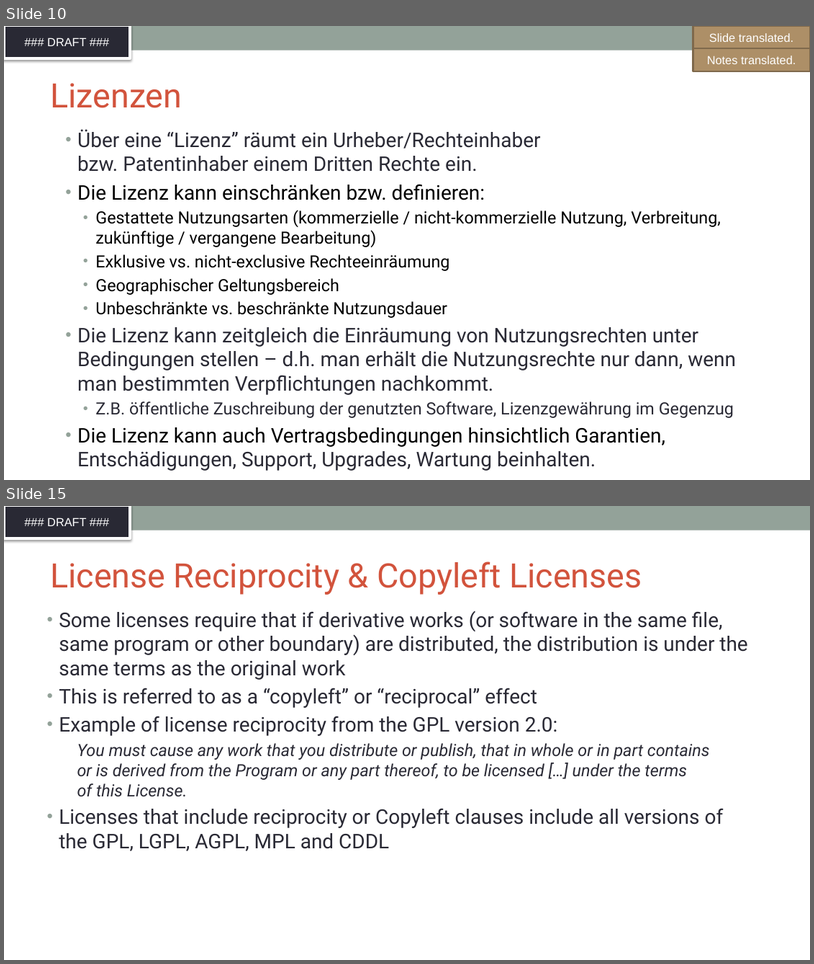
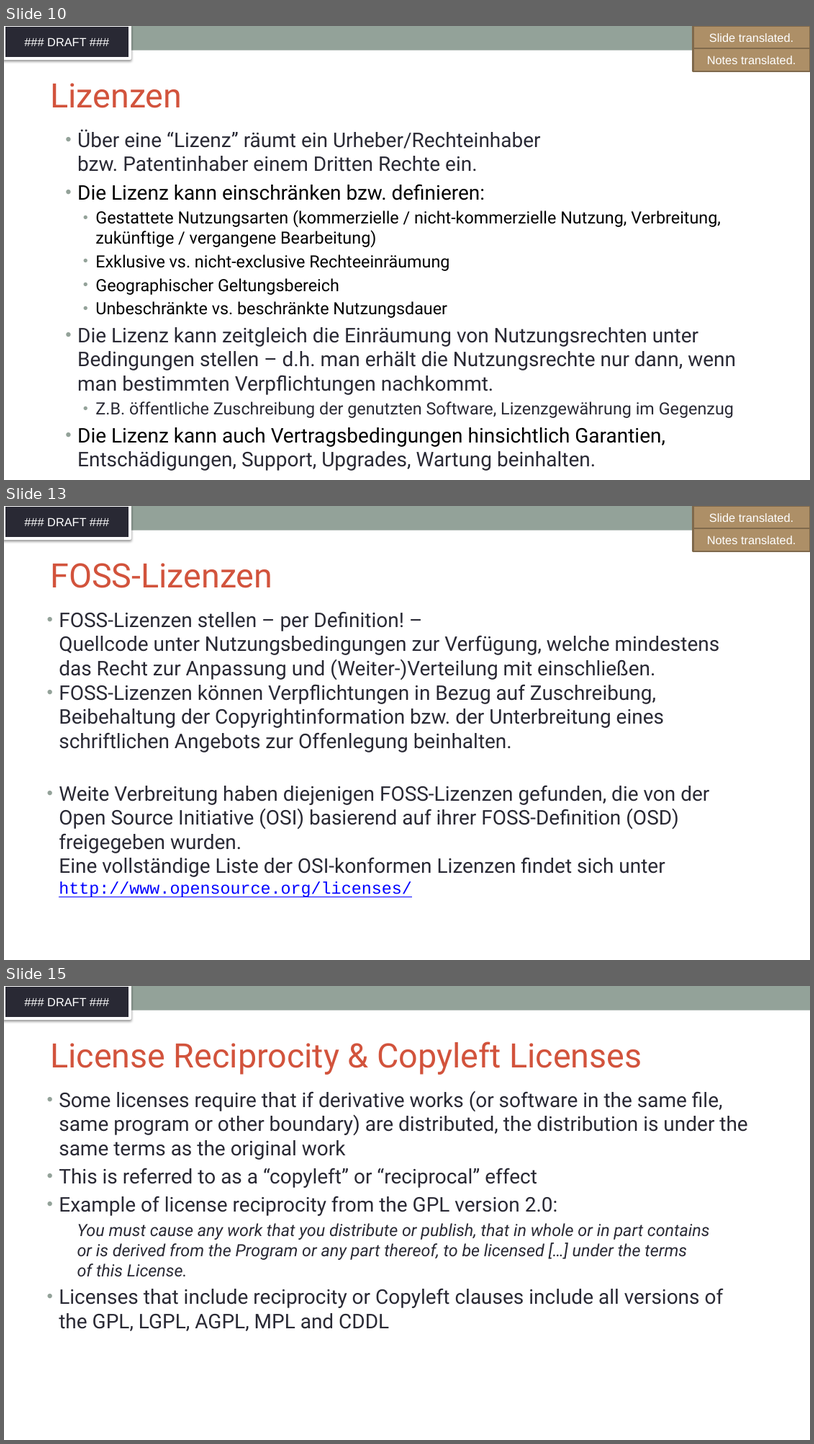
Before and after one commit to SThanheiser/curriculum, a slide deck: translation-DE/slides/DFT_openchain-curriculum-for-1-1_GER.pptx. Shown one above the other, each under a label of ours: slides 10 and 15 before the commit, slides 10, 13 and 15 after it; the slides between them are not shown. The pictures are 814x964 and 814x1444 pixels, drawn with LibreOffice and Linux fonts; fonts in the diff are those of the drawing; background and template pictures are left out. Boxes give left, top, right and bottom in pixels: in the first picture for what was removed or moved away, otherwise in the second. Text is boxed around its words. In the diff, an @@ line names an element or a change of style, - is before the commit and + after.

Commit message:
added translation for slides 11-14

```diff
--- a/translation-DE/slides/DFT_openchain-curriculum-for-1-1_GER.pptx
+++ b/translation-DE/slides/DFT_openchain-curriculum-for-1-1_GER.pptx
@@ slide 13 added at box(4, 506, 810, 960), background #FFFFFF; not listed: 2 template elements that a slide beside it also shows @@
@@ rectangle added at box(694, 506, 810, 529), fill #AD8F67, outline #806A4C 2 pt, 14 pt, text #FFFFFF @@
+Slide translated.
@@ rectangle added at box(694, 528, 810, 551), fill #AD8F67, outline #806A4C 2 pt, 14 pt, text #FFFFFF @@
+Notes translated.
@@ title added at box(50, 563, 273, 588), 40 pt, text #D2533C @@
+FOSS-Lizenzen
@@ text added at box(59, 611, 720, 897), 24 pt, text #292934 @@
+• FOSS-Lizenzen stellen – per Definition! –
+  Quellcode unter Nutzungsbedingungen zur Verfügung, welche mindestens das Recht zur Anpassung und (Weiter-)Verteilung mit einschließen.
+• FOSS-Lizenzen können Verpflichtungen in Bezug auf Zuschreibung, Beibehaltung der Copyrightinformation bzw. der Unterbreitung eines schriftlichen Angebots zur Offenlegung beinhalten.
+• Weite Verbreitung haben diejenigen FOSS-Lizenzen gefunden, die von der Open Source Initiative (OSI) basierend auf ihrer FOSS-Definition (OSD) freigegeben wurden.
+  Eine vollständige Liste der OSI-konformen Lizenzen findet sich unter http://www.opensource.org/licenses/
```
Also in this commit, not shown: 1 slide changed, 3 other slides added, 4 slides removed.
